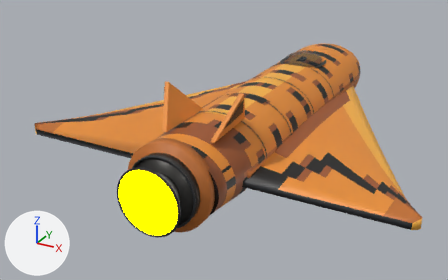
The glTF model ThoriumGap_JS/models/Ship_TigerWing_9.glb as it was, and as the next commit left it.
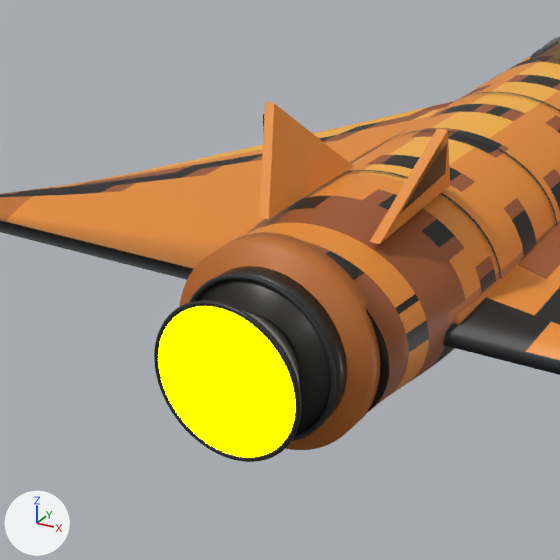
Each version appears first whole from a 50 mm lens placed at (3.93, -8.97, 3.67), pointed at (-0.57, -0.8, -0.42), and next in a close-up on the part from 11% to 65% of the width and 13% to 100% of the height. The axes (+X, +Y, +Z) are drawn at lower left. The lights are the same throughout. The first two pictures are the older version. Where no turn or scale is listed for an object, it has been applied to the vertices.

The first close-up shows 'AftCollar_IntegratedSingleEngineBand', 'EngineBlock_AftDarkSingleEngineHousing', 'EngineBlock_OuterBoltedRim', 'EngineEmitter', 'EngineLip_Center_DarkWideRim', 'Fuselage_OrganicEllipsoidTaperedBody_BakedPaint', 'TailFin_Left_CantedStabilizer', 'TailFin_Right_CantedStabilizer', 'Wing_Left_LongDeltaAerofoil_BakedPaint', 'Wing_Right_LongDeltaAerofoil_BakedPaint' and 9 more.
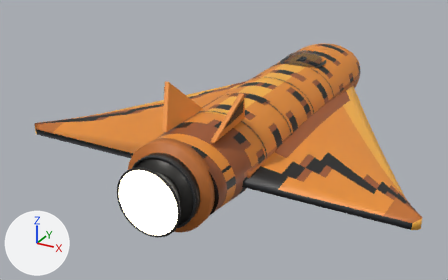
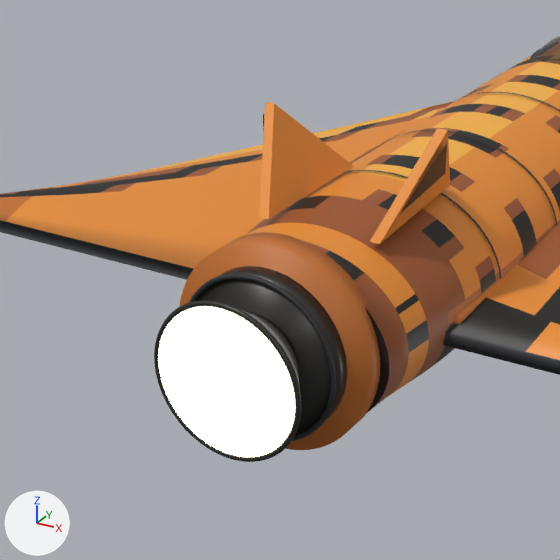
Where the change shows, as pixel boxes [x1, y1, x2, y2] in the close-ups (560 x 560 px):
'EngineEmitter', recoloured (yellow to beige)
    both: [158, 306, 295, 457]

What the commit changed:
In material 'EngineGlow' (mat_engineglow), emission_color goes from (1.0, 1.0, 0.0) (yellow #ffff00) to (0.62, 0.57, 0.4) (beige #cec7aa).
